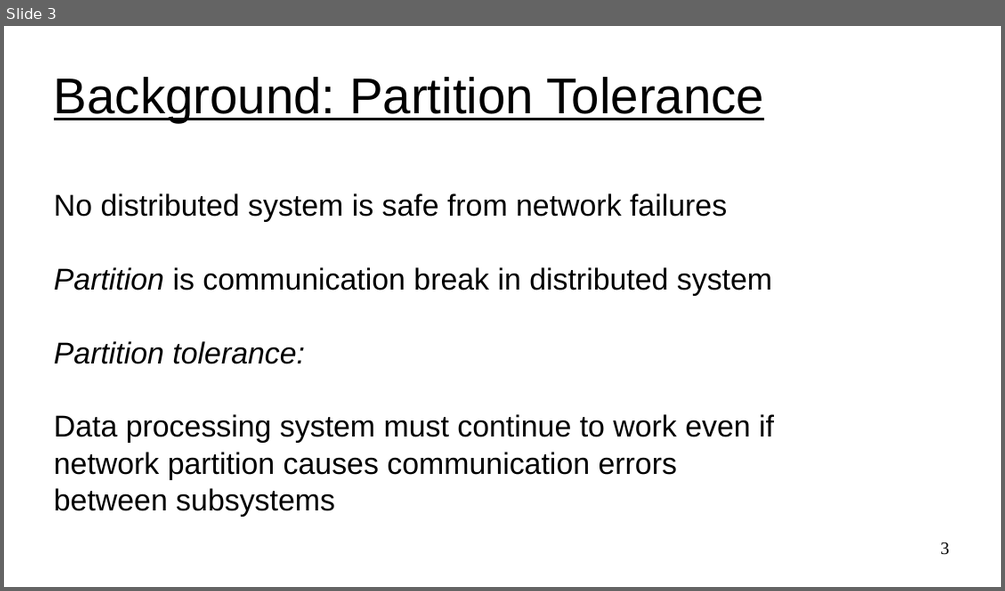
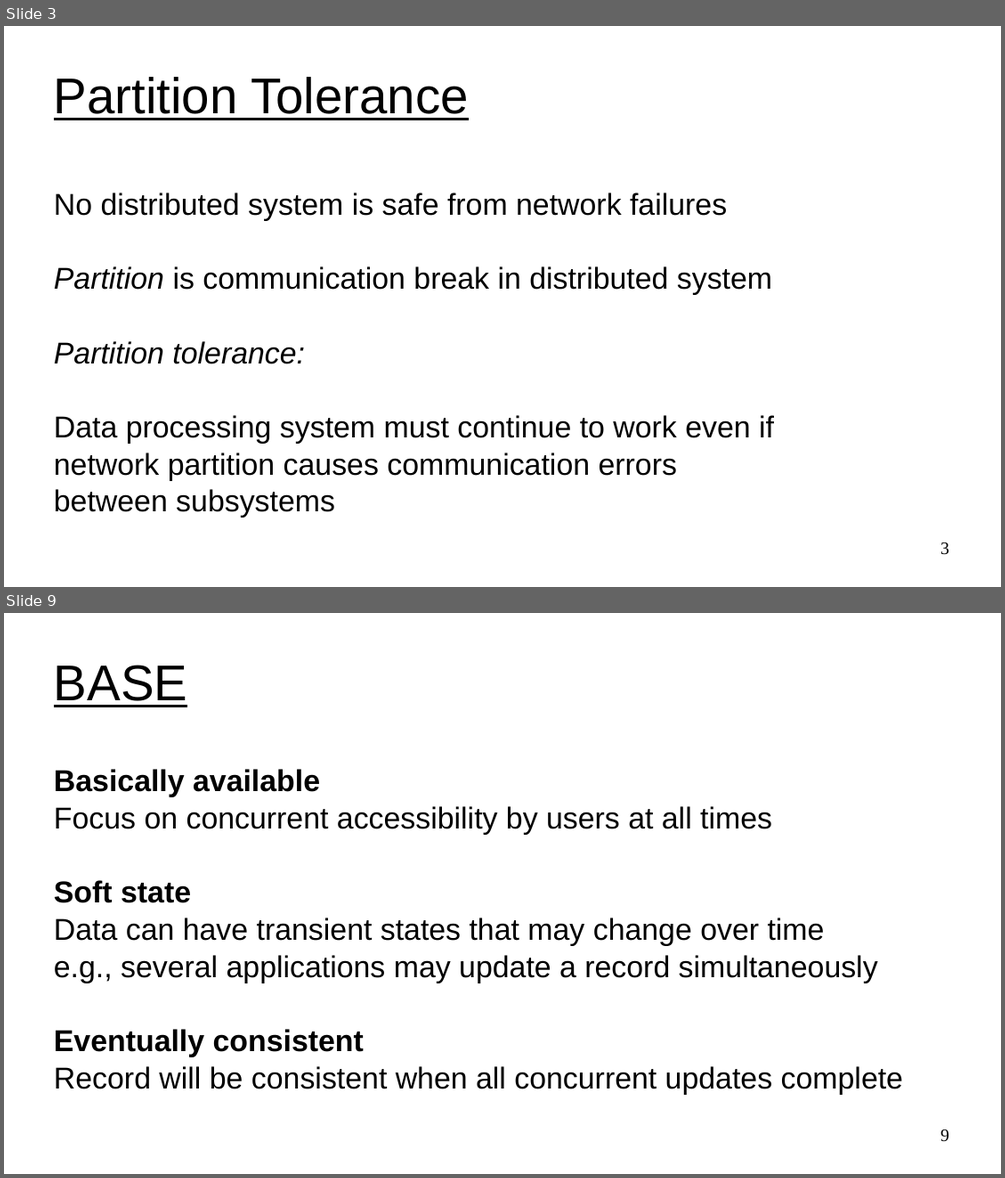
Before and after one commit to UVADS/distributed_computing, a slide deck: 03_dataframes_and_spark_sql/cap_theorem.ppt. Shown one above the other, each under a label of ours: slide 3 before the commit, slides 3 and 9 after it; the slides between them are not shown. The pictures are 1005x591 and 1005x1178 pixels, drawn with LibreOffice and Linux fonts; fonts in the diff are those of the drawing. Boxes give left, top, right and bottom in pixels: in the first picture for what was removed or moved away, otherwise in the second. Text is boxed around its words. In the diff, an @@ line names an element or a change of style, - is before the commit and + after.

```diff
--- a/03_dataframes_and_spark_sql/cap_theorem.ppt
+++ b/03_dataframes_and_spark_sql/cap_theorem.ppt
@@ slide 9 added at [4,613,1001,1174], background #FFFFFF @@
@@ title added at [54,665,187,707], 40 pt, text #000000, underline @@
+BASE
@@ text added at [54,806,903,1094], 24 pt, text #000000 @@
+Basically available
+Focus on concurrent accessibility by users at all times
+Soft state
+Data can have transient states that may change over time
+e.g., several applications may update a record simultaneously
+Eventually consistent
+Record will be consistent when all concurrent updates complete
@@ page number added at [940,1129,949,1142], 14 pt, text #000000 @@
+9
@@ slide 3 changed as well @@
@@ title at [54,77,469,120]: text changed @@
-Background: Partition Tolerance
+Partition Tolerance
```
Also in this commit, not shown: 5 other slides changed, 6 other slides added, 2 other files.
